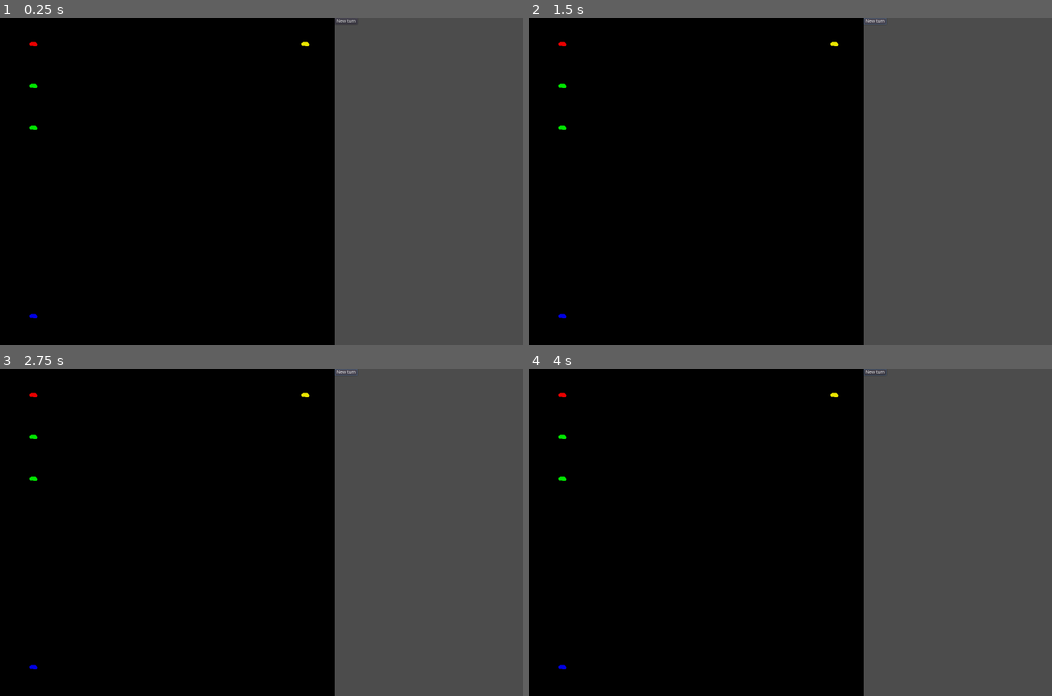
Above: before the commit, frames 1-4 (two rows, left to right).
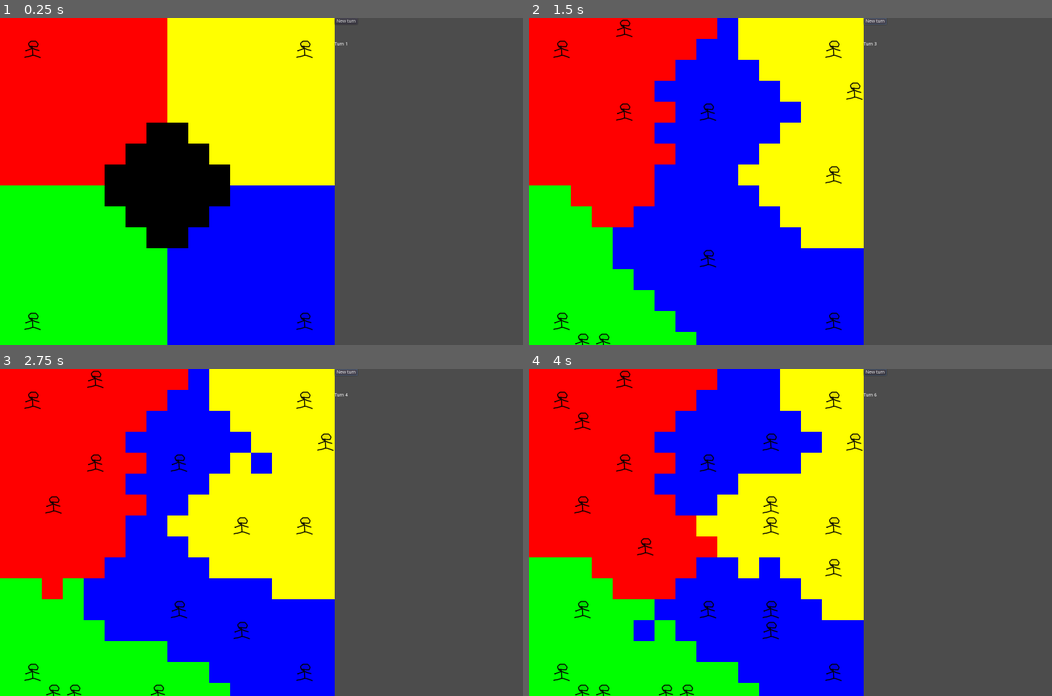
Above: after the commit, the same moments.

Repository: o01eg/deferred-turn-zone-of-control
Game: Godot game, scene res://Node2D.tscn
Two runs of this game, one before a commit and one after it. Both use one fixed random seed, a clock stepped at 60 frames per second and the inputs below.
Inputs (mouse positions are in pixels of both pictures, inside the frame that each line leads up to):
- Up to frame 1 (0.25 s): no input
- Up to frame 2 (1.5 s): click "New turn" at 0.5 s; click "New turn" at 1.25 s
- Up to frame 3 (2.75 s): click "New turn" at 2 s
- Up to frame 4 (4 s): tap Enter at 2.75 s; move the mouse to (905, 516) at 2.77 s; click (905, 516) at 2.92 s; tap Space at 3.5 s; move the mouse to (685, 548) at 3.52 s; click (685, 548) at 3.67 s

The runs differ from the first frame. In frame 1, 58% of the frame differs, in the area x 0-67%, y 0-100%; in frame 2, 64%; in frame 3, 64%; in frame 4, 64%.
Error before the commit: Invalid set index 'margin_left' (on base: 'null instance') with value of type 'int'. (res://Node2D.gd:97)

Commit message:
Add new units, simplafy attack

Diff:
--- a/Node2D.gd
+++ b/Node2D.gd
@@ -6,6 +6,8 @@
 const map_width = 16
 const map_height = 16
 const map = Array()
+
+var turn = 1
 
 class Empire:
     var color: Color
@@ -62,25 +64,16 @@
     u1.min_control = 1
     u1.r_control = 1
     u1.speed = 10
-    u1.tile = Vector2(1, 3)
+    u1.tile = Vector2(1, 14)
     u1.next_tile = u1.tile
     units.push_back(u1)
-
-    var u11 = Unit.new()
-    u11.empire = 1
-    u11.min_control = 1
-    u11.r_control = 1
-    u11.speed = 10
-    u11.tile = Vector2(1, 5)
-    u11.next_tile = u11.tile
-    units.push_back(u11)
 
     var u2 = Unit.new()
     u2.empire = 2
     u2.min_control = 1
     u2.r_control = 1
     u2.speed = 10
-    u2.tile = Vector2(1, 14)
+    u2.tile = Vector2(14, 14)
     u2.next_tile = u2.tile
     units.push_back(u2)
 
@@ -94,7 +87,8 @@
     units.push_back(u3)
 
     $Button.margin_left = map_width * TILE_SIZE
-    $CheckButton.margin_left = map_width * TILE_SIZE
+    $Label.margin_left = map_width * TILE_SIZE
+    $Label.text = "Turn " + str(turn)
 
     astar.reserve_space(map_width * map_height * 2)
     for x in range(map_width):
@@ -237,33 +231,28 @@
                         if path != null and path.size() > 0 and path.size() <= selected_unit.speed:
                             selected_movements.append(Vector2(x, y))
             if movement:
-                if $CheckButton.pressed:
-                    var found = false
-                    for u2 in units:
-                        if u2.tile.x == tiles.x and u2.tile.y == tiles.y \
-                            and abs(selected_unit.next_tile.x - u2.tile.x) <= 1 \
-                            and abs(selected_unit.next_tile.y - u2.tile.y) <= 1 \
-                            and selected_unit.empire != u2.empire:
-                            var is_allies = false
-                            for a in allies:
-                                if a.x == selected_unit.empire and a.y == u2.empire:
-                                    is_allies = true
-                                    break
-                                elif a.y == selected_unit.empire and a.x == u2.empire:
-                                    is_allies = true
-                                    break
-                            if not is_allies:
-                                selected_unit.attack_tile = tiles
-                                found = true
-                                for p in astar.get_points():
-                                    astar.set_point_disabled(p, false)
-                                update()
-                    if not found:
-                        selected_unit.attack_tile = null
-                        for p in astar.get_points():
-                            astar.set_point_disabled(p, false)
-                        update()
-                else:
+                var found = false
+                for u2 in units:
+                    if u2.tile.x == tiles.x and u2.tile.y == tiles.y \
+                        and abs(selected_unit.next_tile.x - u2.tile.x) <= 1 \
+                        and abs(selected_unit.next_tile.y - u2.tile.y) <= 1 \
+                        and selected_unit.empire != u2.empire:
+                        var is_allies = false
+                        for a in allies:
+                            if a.x == selected_unit.empire and a.y == u2.empire:
+                                is_allies = true
+                                break
+                            elif a.y == selected_unit.empire and a.x == u2.empire:
+                                is_allies = true
+                                break
+                        if not is_allies:
+                            selected_unit.attack_tile = tiles
+                            found = true
+                            for p in astar.get_points():
+                                astar.set_point_disabled(p, false)
+                            update()
+                if not found:
+                    selected_unit.attack_tile = null
                     var path = astar.get_id_path(selected_unit.tile.x + map_width * selected_unit.tile.y, tiles.x + map_width * tiles.y)
                     if path != null and path.size() > 0 and path.size() <= selected_unit.speed:
                         selected_unit.next_tile = tiles
@@ -294,8 +283,33 @@
     deadidx.sort()
     for i in range(deadidx.size()):
         units.remove(deadidx[deadidx.size() - 1 - i])
+    turn = turn + 1
+    $Label.text = "Turn " + str(turn)
     selected_unit = null
     for p in astar.get_points():
         astar.set_point_disabled(p, false)
     calc_zones()
+    for e in range(empires.size()):
+        var avail = PoolVector2Array()
+        for x in range(map_width):
+            for y in range(map_height):
+                if map[x][y] != null and map[x][y].control_empire != null and map[x][y].control_empire == e:
+                    var empty = true
+                    for u in units:
+                        if u.tile.x == x and u.tile.y == y:
+                            empty = false
+                            break
+                    if empty:
+                        avail.push_back(Vector2(x, y))
+        if avail.size() > 0:
+            var new_unit_tile = avail[randi() % avail.size()]
+            var new_unit = Unit.new()
+            new_unit.empire = e
+            new_unit.min_control = 1
+            new_unit.r_control = 1
+            new_unit.speed = 10
+            new_unit.tile = new_unit_tile
+            new_unit.next_tile = new_unit_tile
+            units.push_back(new_unit)
+    calc_zones()
     update()
--- a/Node2D.tscn
+++ b/Node2D.tscn
@@ -10,4 +10,13 @@
 __meta__ = {
 "_edit_use_anchors_": false
 }
+
+[node name="Label" type="Label" parent="."]
+margin_top = 73.0
+margin_right = 40.0
+margin_bottom = 87.0
+text = "Turn"
+__meta__ = {
+"_edit_use_anchors_": false
+}
 [connection signal="pressed" from="Button" to="." method="_on_Button_pressed"]
--- a/project.godot
+++ b/project.godot
@@ -15,7 +15,7 @@
 
 [application]
 
-config/name="Deferren-turn-zone-of-control"
+config/name="Deferred-turn-zone-of-control"
 run/main_scene="res://Node2D.tscn"
 config/icon="res://icon.png"
 
